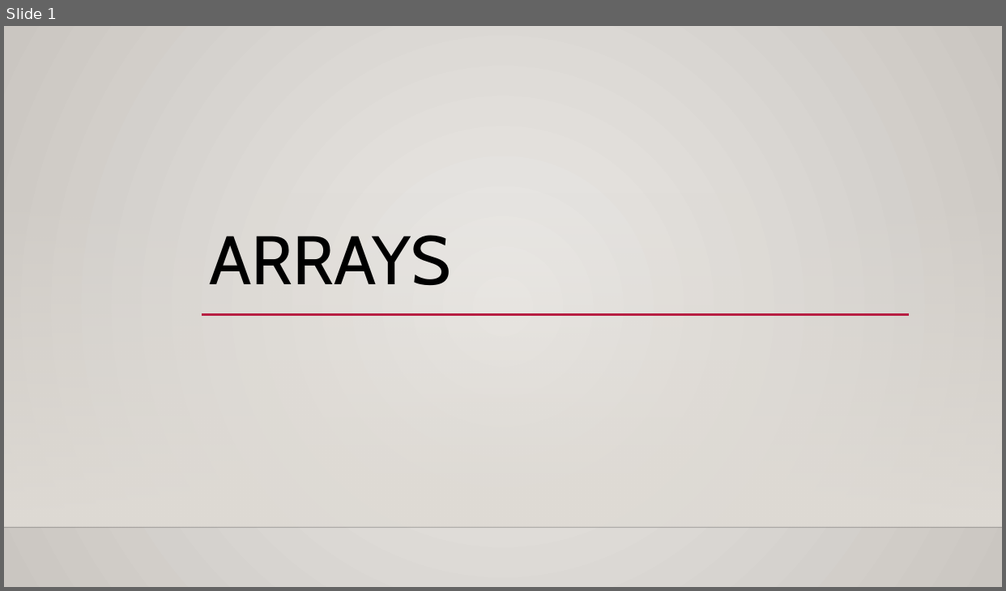
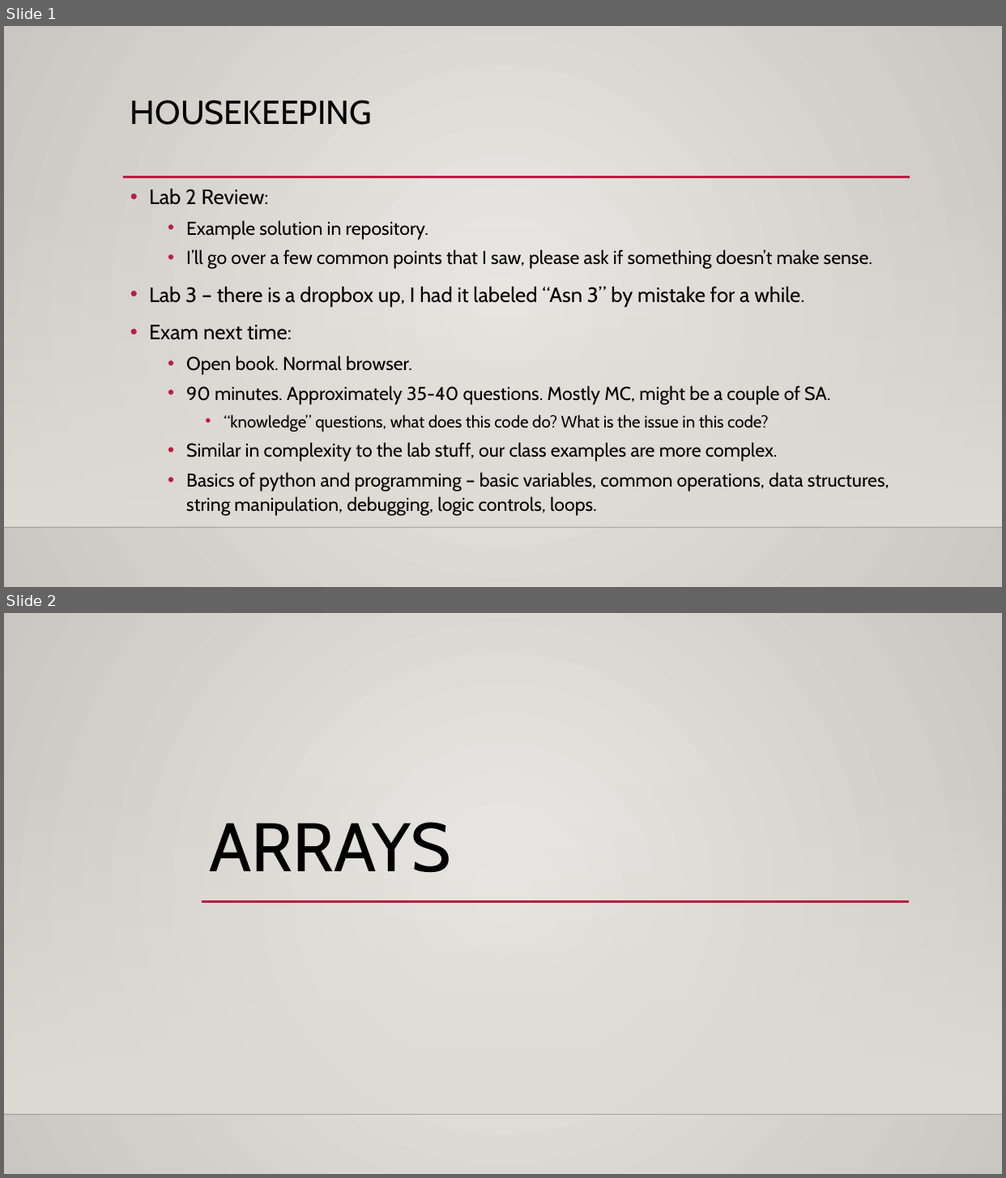
Before and after one commit to okohnkay/Programming_Basics_for_ML, a slide deck: course_material/slides/013_arrays.pptx. Shown one above the other, each under a label of ours: slide 1 before the commit, slides 1 and 2 after it. The pictures are 1006x591 and 1006x1178 pixels, drawn with LibreOffice and Linux fonts; fonts in the diff are those of the drawing; background and template pictures are left out. Boxes give left, top, right and bottom in pixels: in the first picture for what was removed or moved away, otherwise in the second. Text is boxed around its words. In the diff, an @@ line names an element or a change of style, - is before the commit and + after.

```diff
--- a/course_material/slides/013_arrays.pptx
+++ b/course_material/slides/013_arrays.pptx
@@ slide 1 added at [4,26,1002,587], background gradient #ECEAE7 to #CAC7C1; not listed: 2 template elements that a slide beside it also shows @@
@@ title added at [130,100,372,125], 32 pt, text #000000 @@
+HOUSEKEEPING
@@ line added from (123, 177) to (910, 177), #B71E42 2.5 pt @@
@@ text added at [149,188,889,516], 18 pt, text #000000 @@
+• Lab 2 Review:
+  • Example solution in repository.
+  • I’ll go over a few common points that I saw, please ask if something doesn’t make sense.
+• Lab 3 – there is a dropbox up, I had it labeled “Asn 3” by mistake for a while.
+• Exam next time:
+  • Open book. Normal browser.
+  • 90 minutes. Approximately 35-40 questions. Mostly MC, might be a couple of SA.
+    • “knowledge” questions, what does this code do? What is the issue in this code?
+  • Similar in complexity to the lab stuff, our class examples are more complex.
+  • Basics of python and programming – basic variables, common operations, data structures, string manipulation, debugging, logic controls, loops.
@@ what was slide 1 is now slide 2 @@
```
Also in this commit, not shown: 4 slides changed, 2 other slides added.
